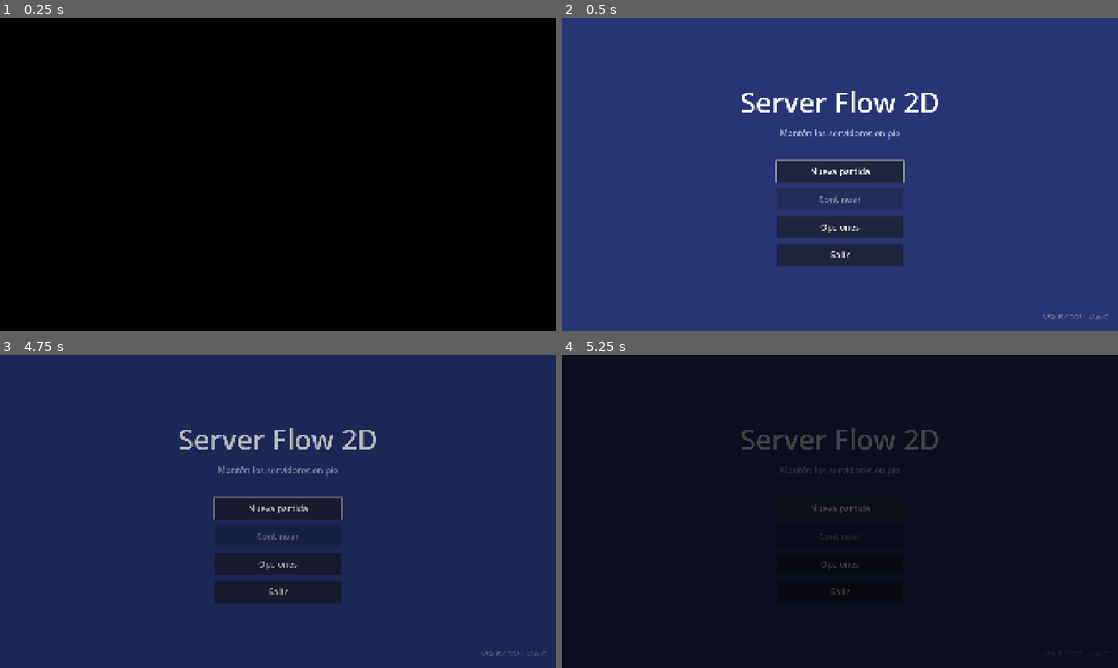
Above: before the commit, frames 1-4 (two rows, left to right).
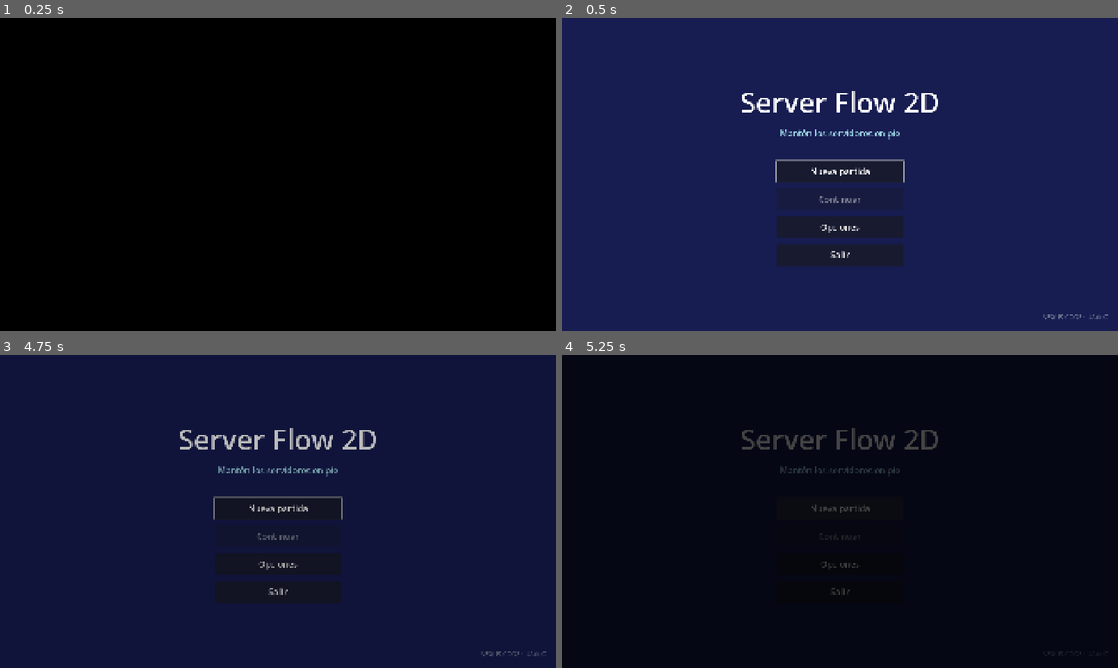
Above: after the commit, the same moments.

Repository: SaidSar/server-flow-2d
Game: Godot game, scene res://scenes/main/main.tscn
Two runs of this game, one before a commit and one after it. Both use one fixed random seed, a clock stepped at 60 frames per second and the inputs below.
Inputs (mouse positions are in pixels of both pictures, inside the frame that each line leads up to):
- Up to frame 1 (0.25 s): no input
- Up to frame 2 (0.5 s): no input
- Up to frame 3 (4.75 s): click "Nueva partida" at 0.5 s; move the mouse to (400, 495) at 1.27 s; tap R at 1.35 s; click (400, 495) at 1.42 s; drag from (166, 527) to (250, 574) at 2.02 s; click (216, 524) at 2.75 s; click (339, 524) at 3.5 s; click "Atrás" at 4.25 s
- Up to frame 4 (5.25 s): click "Nueva partida" at 5 s

Frame 1 is identical in both runs. In frame 2, 94% of the frame differs, in the area x 0-100%, y 0-100%; in frame 3, 92%; in frame 4, less than 0.1%.

Commit message:
Menu Animado 2.0

Diff:
--- /dev/null
+++ b/assets/shaders/blanco.gdshader
@@ -0,0 +1,9 @@
+shader_type canvas_item;
+
+void fragment() {
+    // Lee el color original del píxel de la textura
+    vec4 color_original = texture(TEXTURE, UV);
+
+    // Sobrescribe RGB a blanco puro, mantiene el alpha original
+    COLOR = vec4(1.0, 1.0, 1.0, color_original.a);
+}
--- /dev/null
+++ b/assets/shaders/blanco.tres
@@ -0,0 +1,6 @@
+[gd_resource type="ShaderMaterial" format=3 uid="uid://b1fnhw6feitul"]
+
+[ext_resource type="Shader" uid="uid://cskq2t6rrtgeg" path="res://assets/shaders/blanco.gdshader" id="1_uke6d"]
+
+[resource]
+shader = ExtResource("1_uke6d")
--- a/scenes/ui/IconoParticula.tscn
+++ b/scenes/ui/IconoParticula.tscn
@@ -1,6 +1,11 @@
 [gd_scene format=3 uid="uid://ca6h2r6ph26e5"]
 
+[ext_resource type="Shader" uid="uid://cskq2t6rrtgeg" path="res://assets/shaders/blanco.gdshader" id="1_klwap"]
 [ext_resource type="Script" uid="uid://bx4k13oomccsj" path="res://scripts/ui/icono_particula.gd" id="1_oco4c"]
 
+[sub_resource type="ShaderMaterial" id="ShaderMaterial_yntn8"]
+shader = ExtResource("1_klwap")
+
 [node name="Control" type="Sprite2D" unique_id=1882574855]
+material = SubResource("ShaderMaterial_yntn8")
 script = ExtResource("1_oco4c")
--- a/scenes/ui/title_menu.tscn
+++ b/scenes/ui/title_menu.tscn
@@ -36,7 +36,7 @@
 anchor_bottom = 1.0
 grow_horizontal = 2
 grow_vertical = 2
-color = Color(0.15356869, 0.20862919, 0.45967478, 1)
+color = Color(0.08953328, 0.11056893, 0.31759542, 1)
 
 [node name="Center" type="CenterContainer" parent="." unique_id=815484892]
 layout_mode = 1
@@ -58,7 +58,7 @@
 
 [node name="SubtitleLabel" type="Label" parent="Center/Menu" unique_id=45891479]
 layout_mode = 2
-theme_override_colors/font_color = Color(0.6, 0.7, 0.8, 1)
+theme_override_colors/font_color = Color(0.5958618, 0.8129535, 0.8768838, 1)
 text = "Mantén los servidores en pie"
 horizontal_alignment = 1
 
Not shown, added: assets/shaders/blanco.gdshader.uid
